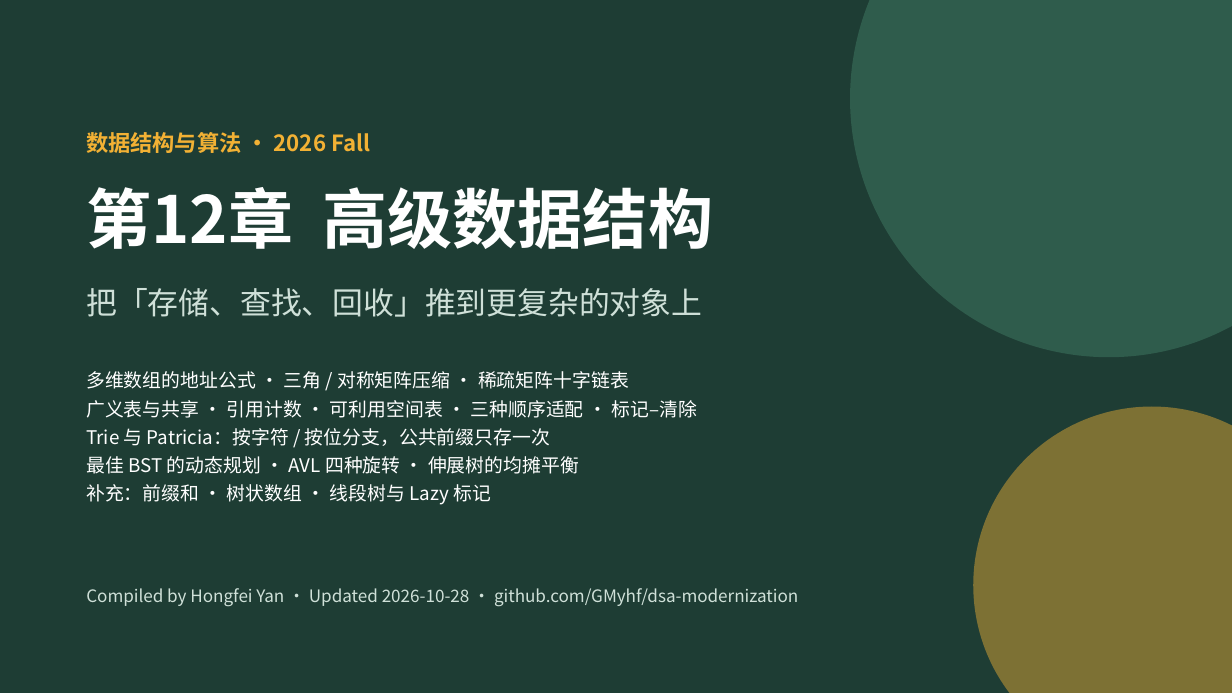
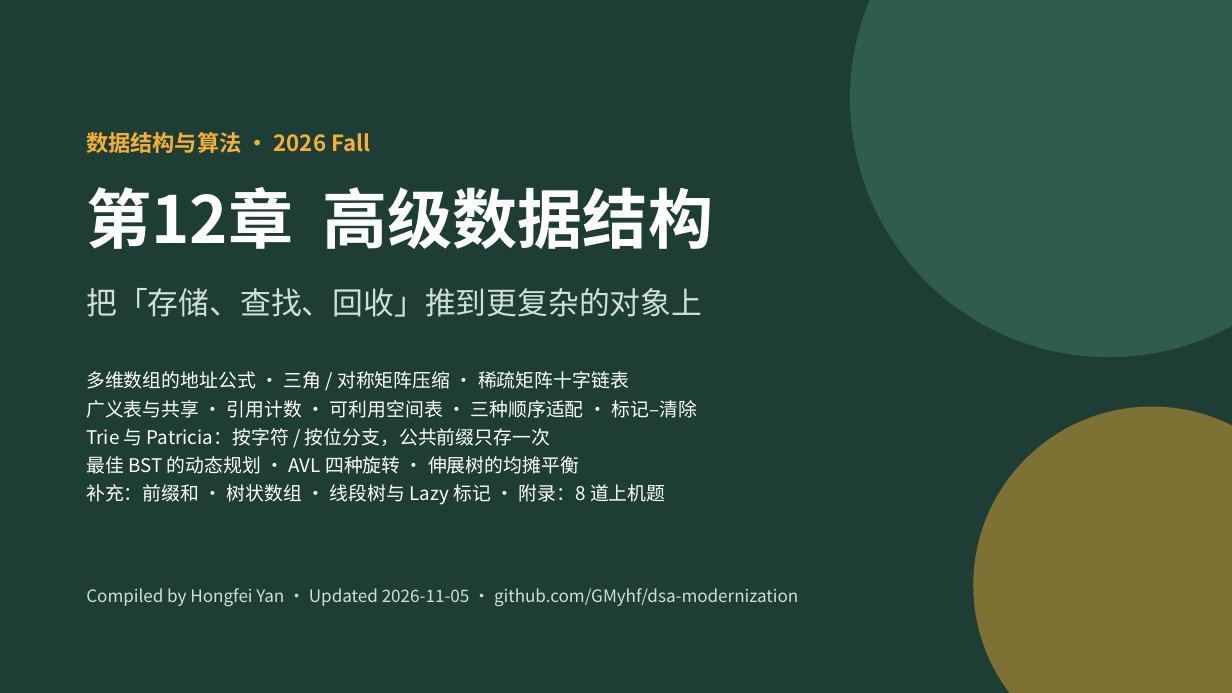
Before and after one commit to GMyhf/2026fall-cs201, a slide deck: slide 1 of courseware/202609_DSA_12_Advanced.pptx. Drawn at 1232x693 pixels with LibreOffice and Linux fonts; fonts in the diff are those of the drawing. Boxes give left, top, right and bottom in pixels: in the first picture for what was removed or moved away, otherwise in the second. Text is boxed around its words. In the diff, an @@ line names an element or a change of style, - is before the commit and + after.

```diff
--- a/courseware/202609_DSA_12_Advanced.pptx
+++ b/courseware/202609_DSA_12_Advanced.pptx
@@ text at box(86, 484, 665, 505): text changed @@
-补充：前缀和 · 树状数组 · 线段树与 Lazy 标记
+补充：前缀和 · 树状数组 · 线段树与 Lazy 标记 · 附录：8 道上机题
@@ text at box(86, 588, 798, 607): text changed @@
-Compiled by Hongfei Yan · Updated 2026-10-28 · github.com/GMyhf/dsa-modernization
+Compiled by Hongfei Yan · Updated 2026-11-05 · github.com/GMyhf/dsa-modernization
```
Also in this commit, not shown: 1 other slide changed, 9 slides added, 2 other files.
